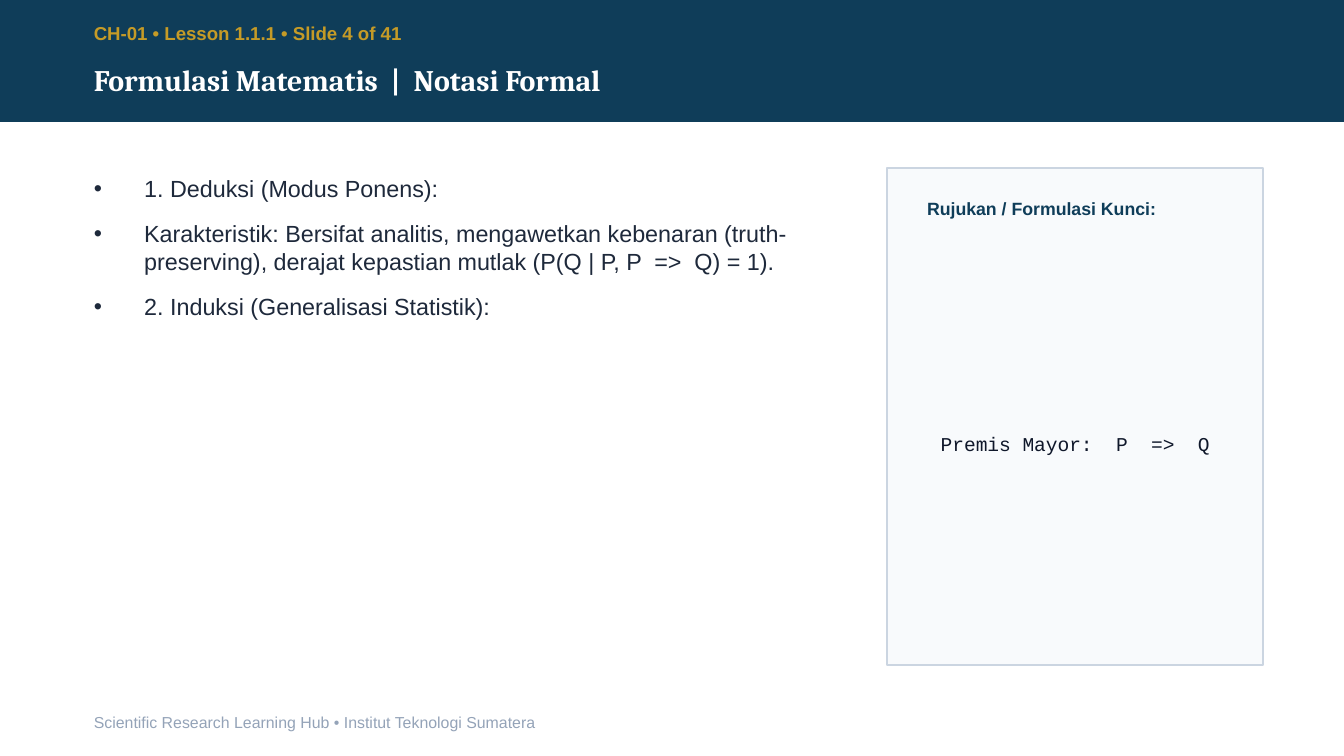
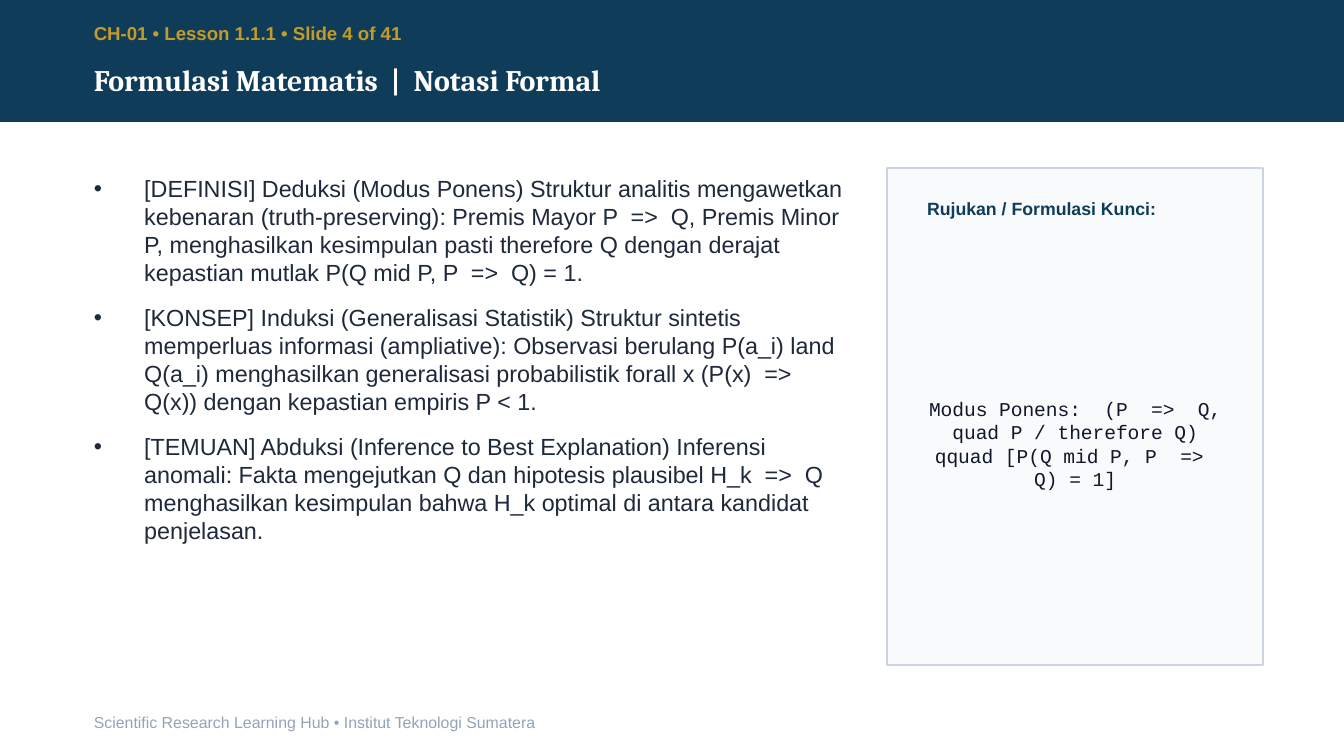
Before and after one commit to aji-nurcahyo/Scientific-Research-Experimental-Methods-Learning-Hub, a slide deck: slide 5 of reports/pptx/CH-01_Scientific_Foundations.pptx. Drawn at 1344x756 pixels with LibreOffice and Linux fonts; fonts in the diff are those of the drawing. Boxes give left, top, right and bottom in pixels: in the first picture for what was removed or moved away, otherwise in the second. Text is boxed around its words. In the diff, an @@ line names an element or a change of style, - is before the commit and + after.

```diff
--- a/reports/pptx/CH-01_Scientific_Foundations.pptx
+++ b/reports/pptx/CH-01_Scientific_Foundations.pptx
@@ text at [144, 180, 842, 544]: text changed @@
-• 1. Deduksi (Modus Ponens):
-• Karakteristik: Bersifat analitis, mengawetkan kebenaran (truth-preserving), derajat kepastian mutlak (P(Q | P, P => Q) = 1).
-• 2. Induksi (Generalisasi Statistik):
+• [DEFINISI] Deduksi (Modus Ponens) Struktur analitis mengawetkan kebenaran (truth-preserving): Premis Mayor P => Q, Premis Minor P, menghasilkan kesimpulan pasti therefore Q dengan derajat kepastian mutlak P(Q mid P, P => Q) = 1.
+• [KONSEP] Induksi (Generalisasi Statistik) Struktur sintetis memperluas informasi (ampliative): Observasi berulang P(a_i) land Q(a_i) menghasilkan generalisasi probabilistik forall x (P(x) => Q(x)) dengan kepastian empiris P < 1.
+• [TEMUAN] Abduksi (Inference to Best Explanation) Inferensi anomali: Fakta mengejutkan Q dan hipotesis plausibel H_k => Q menghasilkan kesimpulan bahwa H_k optimal di antara kandidat penjelasan.
@@ text at [929, 402, 1221, 490]: text changed @@
-Premis Mayor: P => Q
+Modus Ponens: (P => Q, quad P / therefore Q) qquad [P(Q mid P, P => Q) = 1]
```
Also in this commit, not shown: 35 other files.
